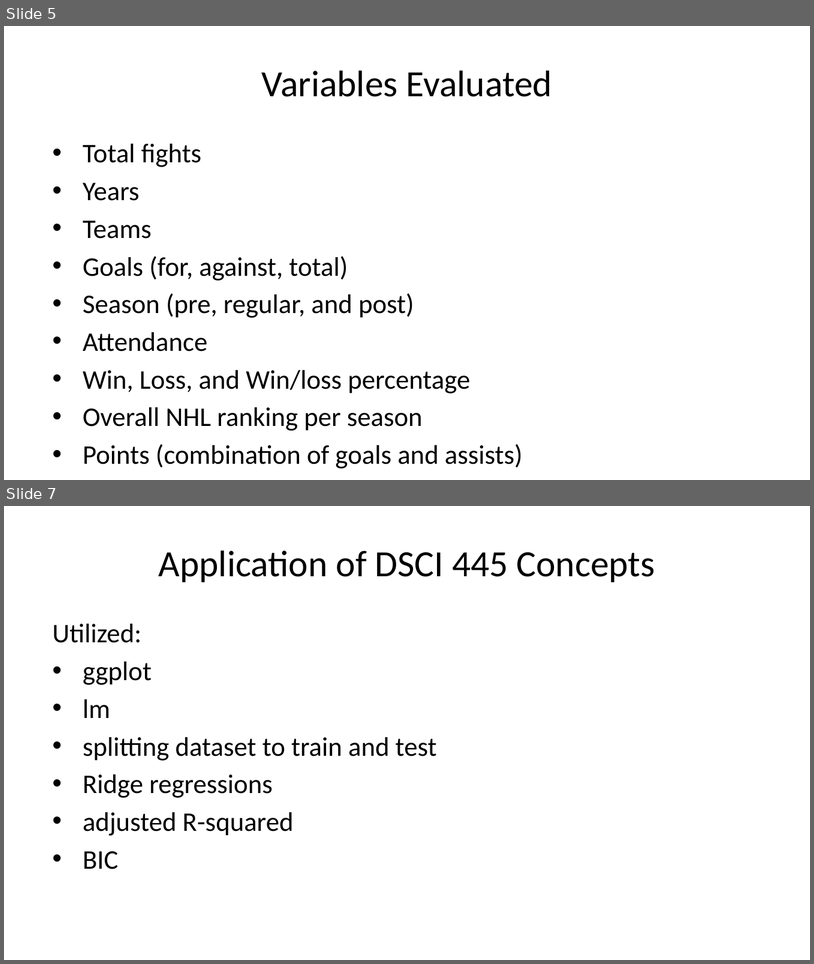
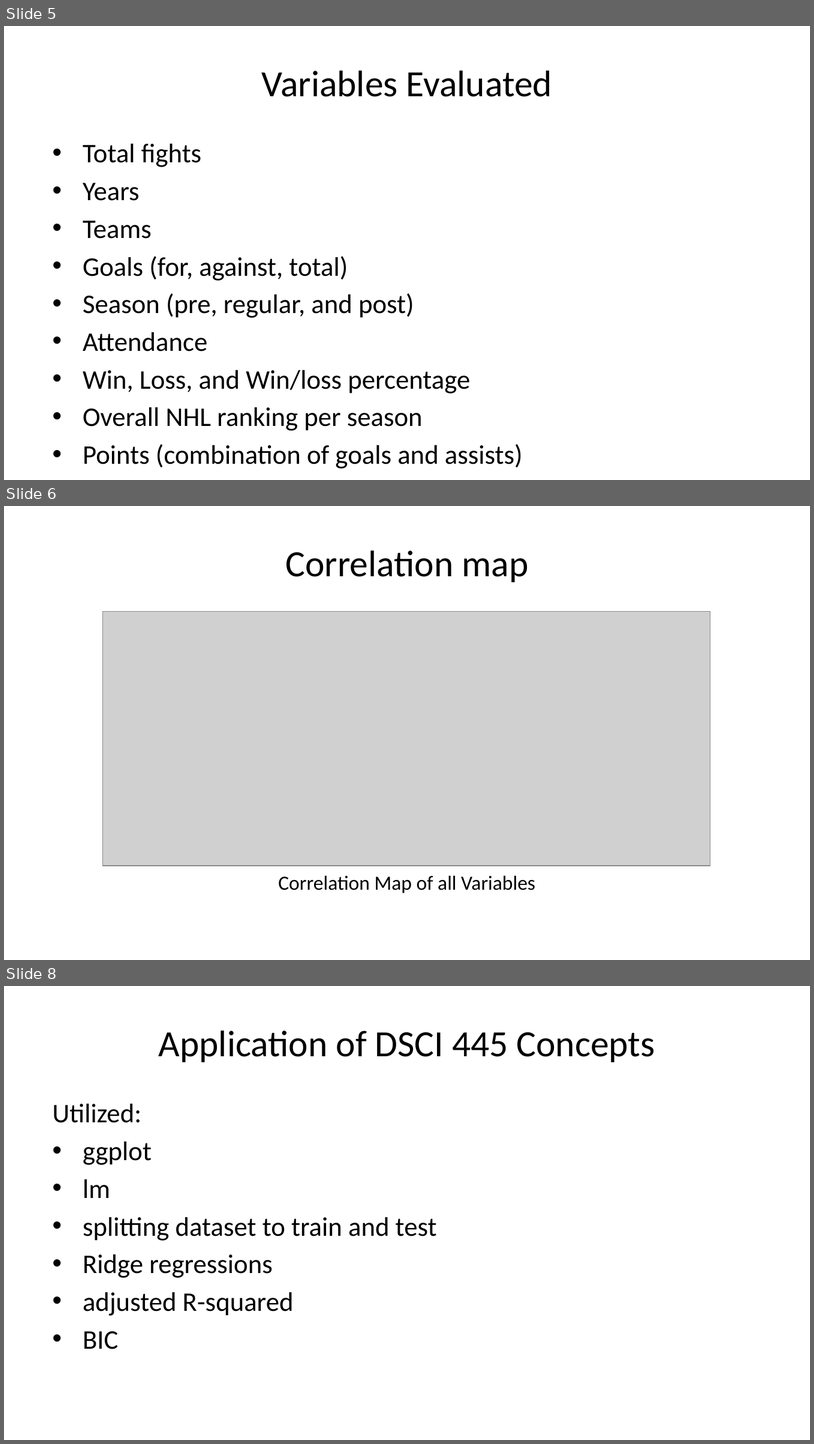
Before and after one commit to jason-nero/project-1, a slide deck: TermProject_Presentationv3.pptx. Shown one above the other, each under a label of ours: slides 5 and 7 before the commit, slides 5, 6 and 8 after it; the slides between them are not shown. The pictures are 814x964 and 814x1444 pixels, drawn with LibreOffice and Linux fonts; fonts in the diff are those of the drawing; grey boxes stand for pictures. Boxes give left, top, right and bottom in pixels: in the first picture for what was removed or moved away, otherwise in the second. Text is boxed around its words. In the diff, an @@ line names an element or a change of style, - is before the commit and + after.

```diff
--- a/TermProject_Presentationv3.pptx
+++ b/TermProject_Presentationv3.pptx
@@ slide 6 added at [4, 506, 810, 960], background #FFFFFF @@
@@ title added at [285, 550, 528, 582], 33 pt, text #000000 @@
+Correlation map
@@ picture added at [102, 612, 710, 865] @@
@@ text added at [278, 875, 536, 893], 18 pt, text #000000 @@
+Correlation Map of all Variables
@@ what was slide 7 is now slide 8 @@
```
Also in this commit, not shown: 3 slides changed, 2 other slides added, 2 slides removed, 1 other file.
